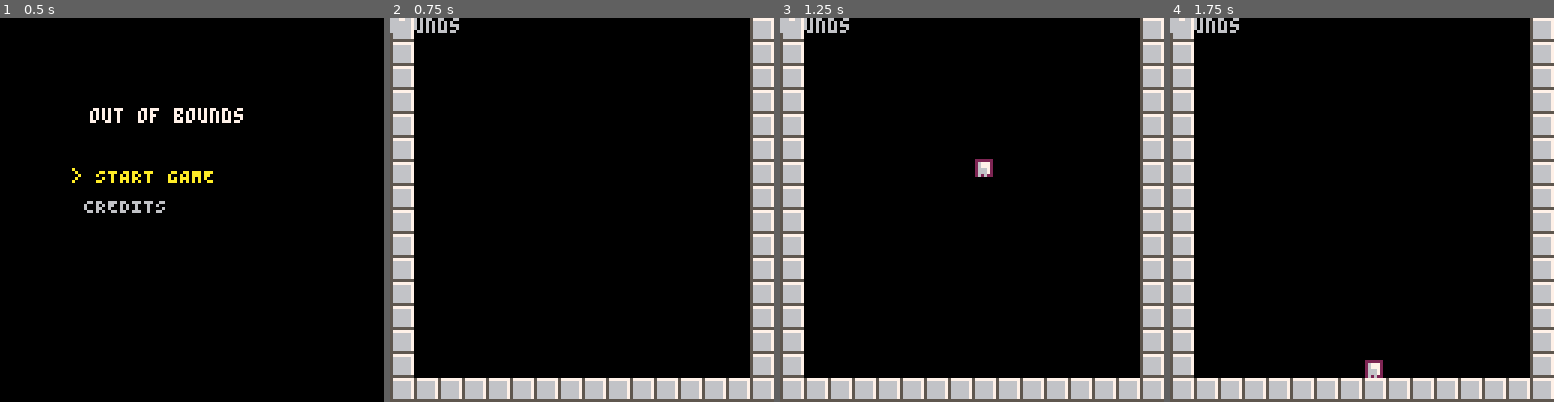
Above: before the commit, frames 1-4 (left to right).
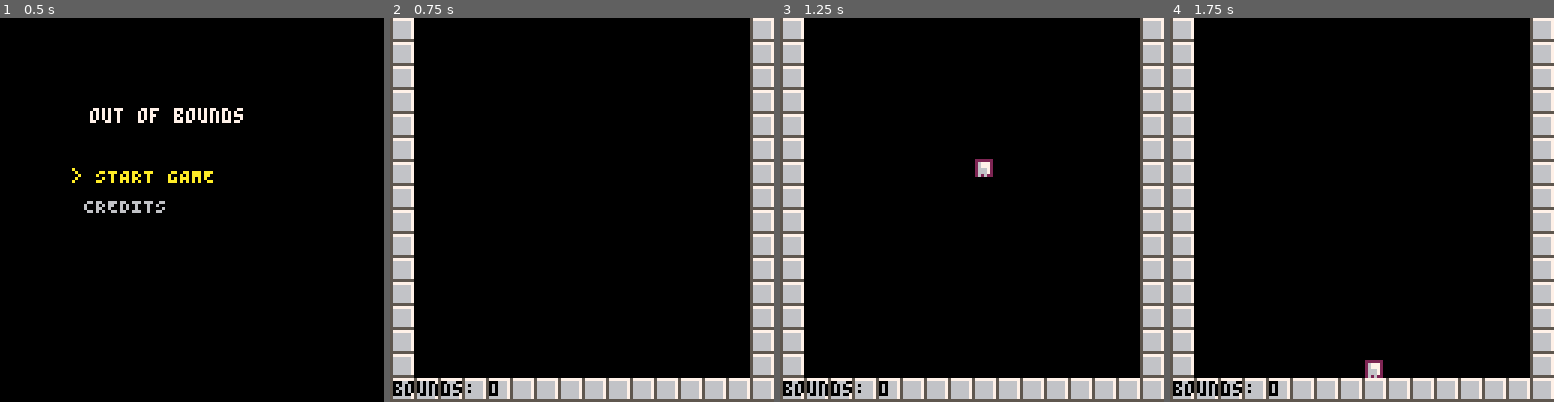
Above: after the commit, the same moments.

Repository: bardunbar/ggj-21
Game: PICO-8 cartridge carts/ggj-21.p8
Two runs of this game, one before a commit and one after it. Both use one fixed random seed, a clock stepped at 60 frames per second and the inputs below.
Inputs:
- Up to frame 1 (0.5 s): no input
- Up to frame 2 (0.75 s): tap O (Z key) at 0.7 s
- Up to frame 3 (1.25 s): no input
- Up to frame 4 (1.75 s): tap O (Z key) at 1.7 s

Frame 1 is identical in both runs. In frame 2, 0.8% of the frame differs, in the area x 0-29%, y 0-99%; in frame 3, 0.8%; in frame 4, 0.8%.

Commit message:
adding bound count to hud

Diff:
--- a/carts/hud.lua
+++ b/carts/hud.lua
@@ -5,5 +5,5 @@
 end
 
 function hud:draw()
-    print("bounds")
+    print("bounds: " .. self.gameContext.boundCount, 1, 121, 0)
 end
